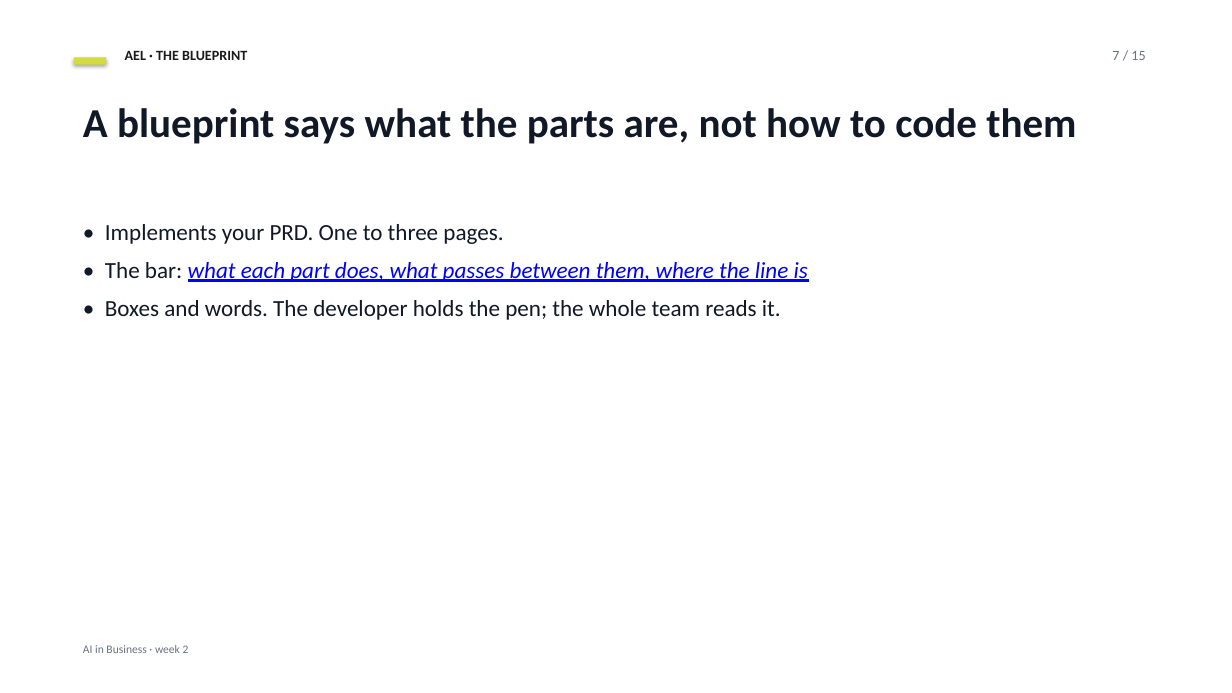
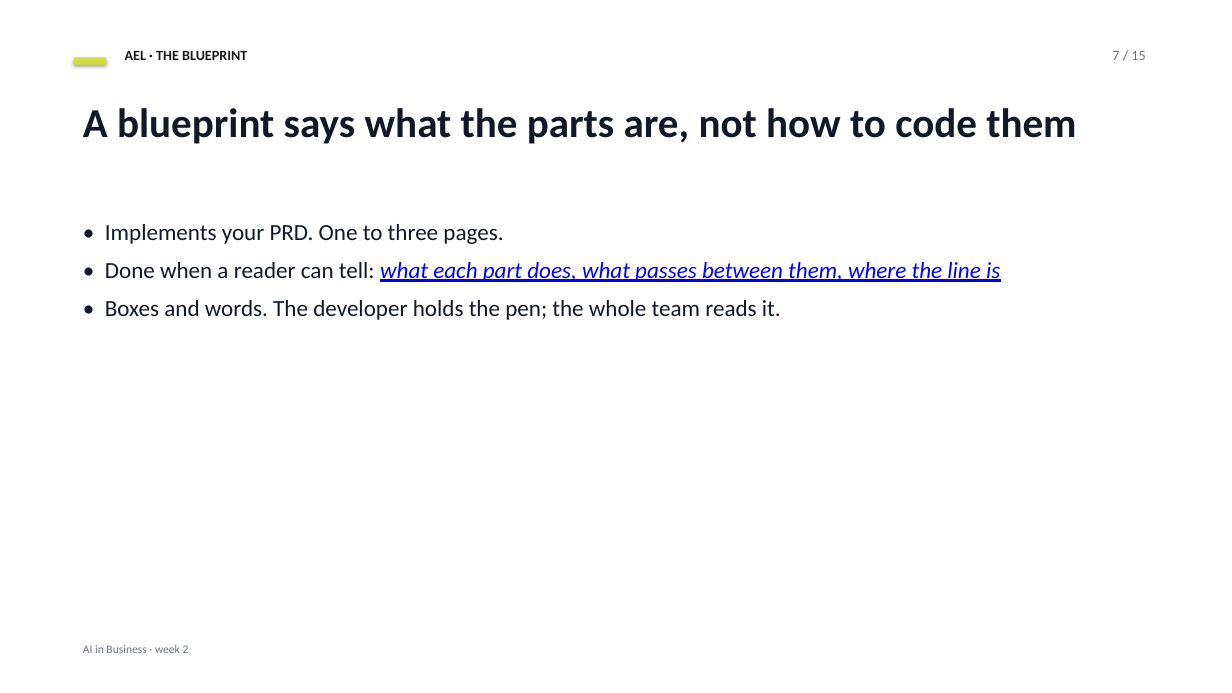
Before and after one commit to datadrivendecisions/ai-in-business, a slide deck: slide 7 of project-documentation/slides/week-02-deck.pptx. Drawn at 1232x693 pixels with LibreOffice and Linux fonts; fonts in the diff are those of the drawing. Boxes give left, top, right and bottom in pixels: in the first picture for what was removed or moved away, otherwise in the second. Text is boxed around its words. In the diff, an @@ line names an element or a change of style, - is before the commit and + after.

```diff
--- a/project-documentation/slides/week-02-deck.pptx
+++ b/project-documentation/slides/week-02-deck.pptx
@@ text at bbox=[105, 262, 1000, 282]: text changed @@
-• The bar: what each part does, what passes between them, where the line is
+• Done when a reader can tell: what each part does, what passes between them, where the line is
```
Also in this commit, not shown: 3 other files.
